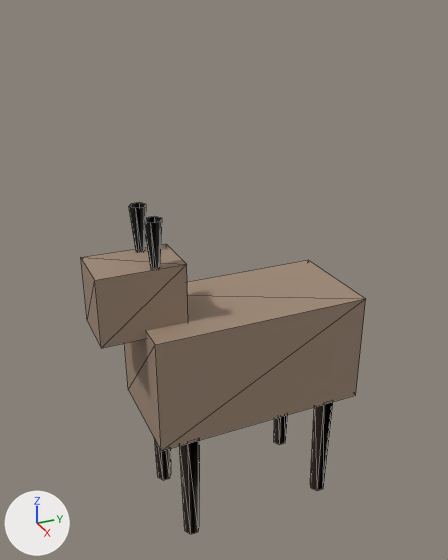
The glTF model assets/characters/wildlife/nilgiri-tahr.glb as it was, and as the next commit left it.
Camera for both pictures: a 50 mm camera at (1.835, -0.899, 1.857) aimed at (-0.022, -0.063, 0.929). The lights are fixed; the arrows at lower left show +X, +Y and +Z. The first picture is the older version. Mesh edges are drawn as thin lines. Vertices at exactly the same position are counted once.

Objects in the first picture: 'Body_Node', 'Head_Node', 'Horn_L_Node', 'Horn_R_Node', 'Leg_0_Node', 'Leg_1_Node', 'Leg_2_Node', 'Leg_3_Node'.
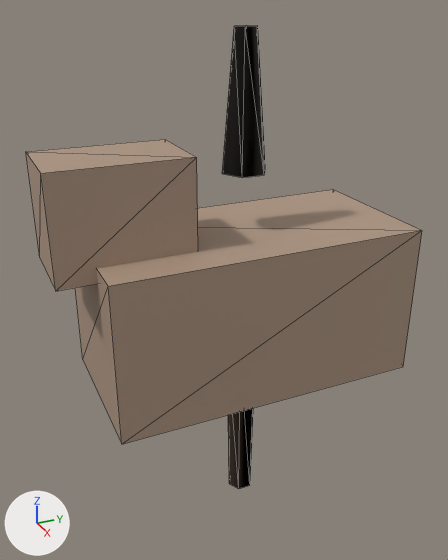
Boxes [x1, y1, x2, y2] around the edits, measured in the pictures (448 x 560 px):
'Torso_Node', added (beige): after [75, 189, 422, 444]
'Body_Node', deleted (beige): before [125, 260, 366, 451]
'NeckHead_Node', added (beige): after [26, 139, 198, 291]
'Head_Node', deleted (beige): before [81, 244, 188, 348]
'Horn_L_Node', reshaped: before [129, 202, 146, 252]; after [222, 25, 265, 178]
'Leg_0_Node', reshaped: before [274, 415, 287, 445]; after [228, 408, 253, 489]
'Leg_3_Node', reshaped (not visible afterwards): before [179, 440, 200, 534]
'Leg_1_Node', reshaped (not visible afterwards): before [310, 402, 333, 491]
'Horn_R_Node', reshaped (not visible afterwards): before [144, 217, 162, 269]
'Leg_2_Node', reshaped (not visible afterwards): before [155, 441, 171, 480]
part 1 of me_horn_l, added: after [222, 25, 265, 178]
part 2 of me_horn_l, deleted: before [129, 202, 146, 252]
part 4 of me_leg_0, added: after [228, 408, 253, 489]
part 5 of me_leg_0, deleted: before [274, 415, 287, 445]

Edits to the bpy script that builds the scene:
```text
Change me_horn_l:
    remove me_horn_l.from_pydata(...)  # 12 vertices, 12 faces; spans x -0.106..-0.054, y -0.38..-0.32, z 1.01..1.23
    remove me_horn_l.materials.append(mat_m_goat_horns)  # grey #7c766f
    add me_horn_l.from_pydata(...)  # 14 vertices, 12 faces; spans x -0.069..0.069, y -0.08..0.08, z 1.325..1.775
    me_horn_l part 1: 14 vertices added at x -0.069..0.069, y -0.08..0.08, z 1.325..1.775
    me_horn_l part 2: 12 vertices removed from x -0.106..-0.054, y -0.38..-0.32, z 1.01..1.23
    add me_horn_l.materials.append(mat_m_tahr_curved_horns)  # grey #766f69
Change me_horn_r:
    remove me_horn_r.from_pydata(...)  # 12 vertices, 12 faces; spans x 0.054..0.106, y -0.38..-0.32, z 1.01..1.23
    remove me_horn_r.materials.append(mat_m_goat_horns)  # grey #7c766f
    add me_horn_r.from_pydata(...)  # 14 vertices, 12 faces; spans x -0.069..0.069, y -0.08..0.08, z 1.325..1.775
    me_horn_r part 3: 12 vertices removed from x 0.054..0.106, y -0.38..-0.32, z 1.01..1.23
    other edits to the shape of me_horn_r do not show in these pictures
    add me_horn_r.materials.append(mat_m_tahr_curved_horns)  # grey #766f69
Change me_leg_0:
    remove me_leg_0.from_pydata(...)  # 12 vertices, 12 faces; spans x -0.195..-0.125, y 0.24..0.32, z -0.005..0.445
    remove me_leg_0.materials.append(mat_m_goat_coat)  # beige #a08976
    add me_leg_0.from_pydata(...)  # 14 vertices, 12 faces; spans x -0.052..0.052, y -0.06..0.06, z -0.005..0.645
    me_leg_0 part 4: 14 vertices added at x -0.052..0.052, y -0.06..0.06, z -0.005..0.645
    me_leg_0 part 5: 12 vertices removed from x -0.195..-0.125, y 0.24..0.32, z -0.005..0.445
    add me_leg_0.materials.append(mat_m_tahr_coarse_coat)  # beige #ad9581
Change me_leg_1:
    remove me_leg_1.from_pydata(...)  # 12 vertices, 12 faces; spans x 0.125..0.195, y 0.24..0.32, z -0.005..0.445
    remove me_leg_1.materials.append(mat_m_goat_coat)  # beige #a08976
    add me_leg_1.from_pydata(...)  # 14 vertices, 12 faces; spans x -0.052..0.052, y -0.06..0.06, z -0.005..0.645
    me_leg_1 part 6: 12 vertices removed from x 0.125..0.195, y 0.24..0.32, z -0.005..0.445
    other edits to the shape of me_leg_1 do not show in these pictures
    add me_leg_1.materials.append(mat_m_tahr_coarse_coat)  # beige #ad9581
Change me_leg_2:
    remove me_leg_2.from_pydata(...)  # 12 vertices, 12 faces; spans x -0.195..-0.125, y -0.32..-0.24, z -0.005..0.445
    remove me_leg_2.materials.append(mat_m_goat_coat)  # beige #a08976
    add me_leg_2.from_pydata(...)  # 14 vertices, 12 faces; spans x -0.052..0.052, y -0.06..0.06, z -0.005..0.645
    me_leg_2 part 7: 12 vertices removed from x -0.195..-0.125, y -0.32..-0.24, z -0.005..0.445
    other edits to the shape of me_leg_2 do not show in these pictures
    add me_leg_2.materials.append(mat_m_tahr_coarse_coat)  # beige #ad9581
Change me_leg_3:
    remove me_leg_3.from_pydata(...)  # 12 vertices, 12 faces; spans x 0.125..0.195, y -0.32..-0.24, z -0.005..0.445
    remove me_leg_3.materials.append(mat_m_goat_coat)  # beige #a08976
    add me_leg_3.from_pydata(...)  # 14 vertices, 12 faces; spans x -0.052..0.052, y -0.06..0.06, z -0.005..0.645
    me_leg_3 part 8: 12 vertices removed from x 0.125..0.195, y -0.32..-0.24, z -0.005..0.445
    other edits to the shape of me_leg_3 do not show in these pictures
    add me_leg_3.materials.append(mat_m_tahr_coarse_coat)  # beige #ad9581
Remove ob_body_node:
    ob_body_node = bpy.data.objects.new('Body_Node', me_body)
Remove ob_head_node:
    ob_head_node = bpy.data.objects.new('Head_Node', me_head)
Add ob_neckhead_node:
    ob_neckhead_node = bpy.data.objects.new('NeckHead_Node', me_neckhead)  # a box spanning x -0.14..0.14, y -0.675..-0.225, z 1.075..1.425; in mat_m_tahr_coarse_coat (beige #ad9581)
    ob_neckhead_node.location = (0.0, 0.0, 0.0)
Add ob_torso_node:
    ob_torso_node = bpy.data.objects.new('Torso_Node', me_torso)  # a box spanning x -0.275..0.275, y -0.55..0.55, z 0.575..1.125; in mat_m_tahr_coarse_coat (beige #ad9581)
    ob_torso_node.location = (0.0, 0.0, 0.0)
```
